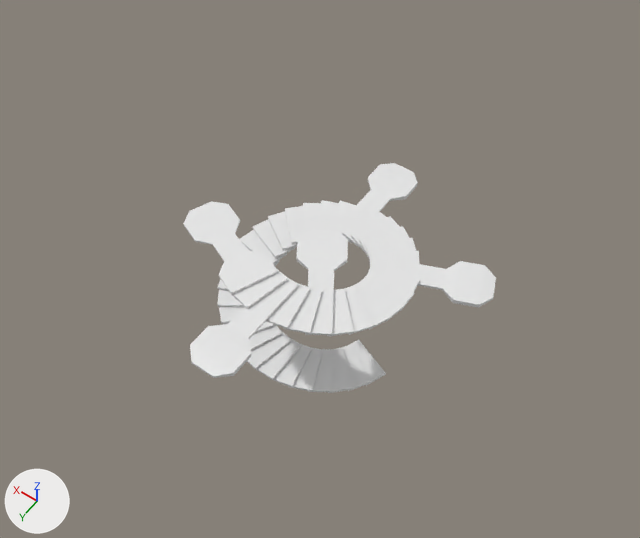
Two versions of the glTF model models/spiral.glb, one commit apart.
Camera for both pictures: a 50 mm camera at (-15.0, 38.3, 31.8) aimed at (-2.1, 20.2, 3.4). Arrows for +X, +Y and +Z are at lower left; the lights stay in place. Where no turn or scale is listed for an object, it has been applied to the vertices. Vertices at the same position are counted once.

Objects in the first picture: 'Spiral Staircase.001'.
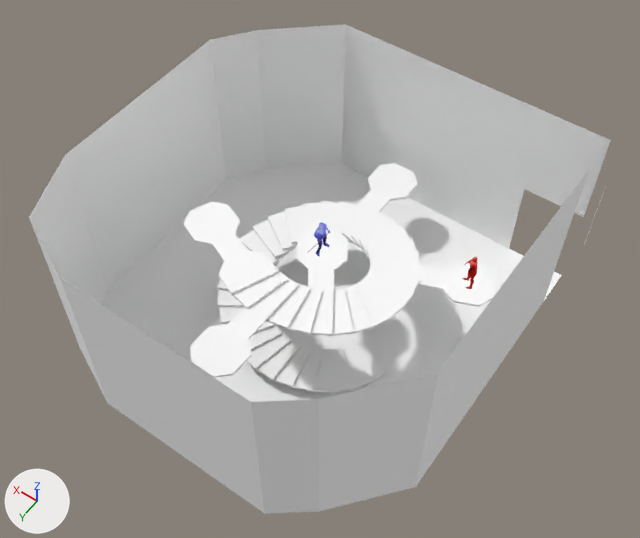
The change, as a diff of the scene's bpy script:
```diff
--- a/models/spiral.glb.py
+++ b/models/spiral.glb.py
@@ img_neanderthal_text @@
+img_neanderthal_text = load_image('Neanderthal.text', '_unpacked/Neanderthal.text', 1024, 1024, 'sRGB')
@@ img_turkana_text @@
+img_turkana_text = load_image('turkana.text', '_unpacked/turkana.text', 1024, 1024, 'sRGB')
@@ mat_wall_material_light @@
+mat_wall_material_light = principled_material('Wall_material.light')
+mat_wall_material_light.base_color = (1.0, 1.0, 1.0)  # white #ffffff
+mat_wall_material_light.roughness = 0.864
@@ mat_material_baked @@
+mat_material_baked = bpy.data.materials.new('Material.baked')
+# uses the picture img_neanderthal_text
@@ mat_turkana_baked_001 @@
+mat_turkana_baked_001 = bpy.data.materials.new('Turkana.baked.001')
+# uses the picture img_turkana_text
@@ me_cube_021 @@
 me_cube_021.from_pydata(...)  # 412 vertices, 660 faces; spans x -3.94..7.68, y -7.99..6.35, z 0.0..5.3
 # used by ob_spiral_staircase_001; location = (-4.65, 20.97, 0.0)
+# me_cube_021 part 1: 658 faces spanning x -3.94..7.68, y -7.99..6.35, z 0.0..5.3 switch from no material to mat_wall_material_light (white #ffffff)
@@ me_roundcube_016 @@
+me_roundcube_016.from_pydata(...)  # 5070 vertices, 9864 faces; spans x -0.19..0.22, y -0.39..1.18, z -1.57..0.06
+me_roundcube_016.materials.append(mat_material_baked)
@@ me_roundcube_010 @@
+me_roundcube_010.from_pydata(...)  # 3445 vertices, 6830 faces; spans x -0.3..0.29, y -0.31..0.29, z -1.5..0.1
+me_roundcube_010.materials.append(mat_turkana_baked_001)
@@ me_room_003 @@
+me_room_003.from_pydata(...)  # 41 vertices, 50 faces; spans x -1.2..15.0, y 2.2..21.2, z 0.0..8.4
+me_room_003.materials.append(mat_wall_material_light)  # white #ffffff
@@ ob_neanderthal_001 @@
+ob_neanderthal_001 = bpy.data.objects.new('Neanderthal.001', me_roundcube_016)
+ob_neanderthal_001.location = (-2.22, 20.24, 6.27)
@@ ob_turkana_baked @@
+ob_turkana_baked = bpy.data.objects.new('Turkana.baked', me_roundcube_010)
+ob_turkana_baked.location = (-7.43, 17.6, 5.22)
@@ ob_wing_evolution @@
+ob_wing_evolution = bpy.data.objects.new('Wing.evolution', me_room_003)
+ob_wing_evolution.location = (-8.5, 7.55, 0.0)
```

Changed parts and their boxes [x1, y1, x2, y2] in the pictures (640 x 538 px):
'Wing.evolution', added: after [29, 24, 611, 514]
'Spiral Staircase.001', reshaped: before [183, 163, 496, 393]; after [184, 163, 496, 393]
'Neanderthal.001', added: after [308, 222, 330, 256]
'Turkana.baked', added: after [463, 257, 478, 289]
part 1 of me_cube_021, recoloured: [192, 190, 446, 393] in both
